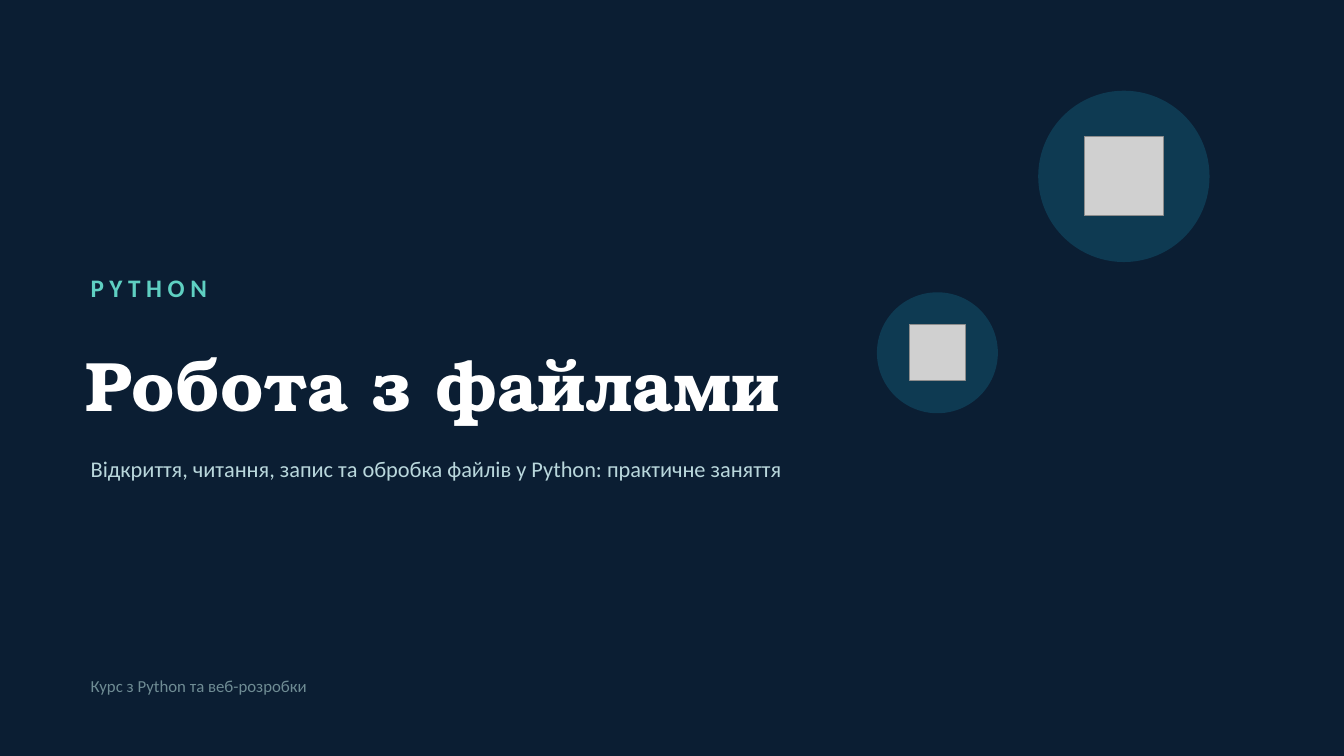
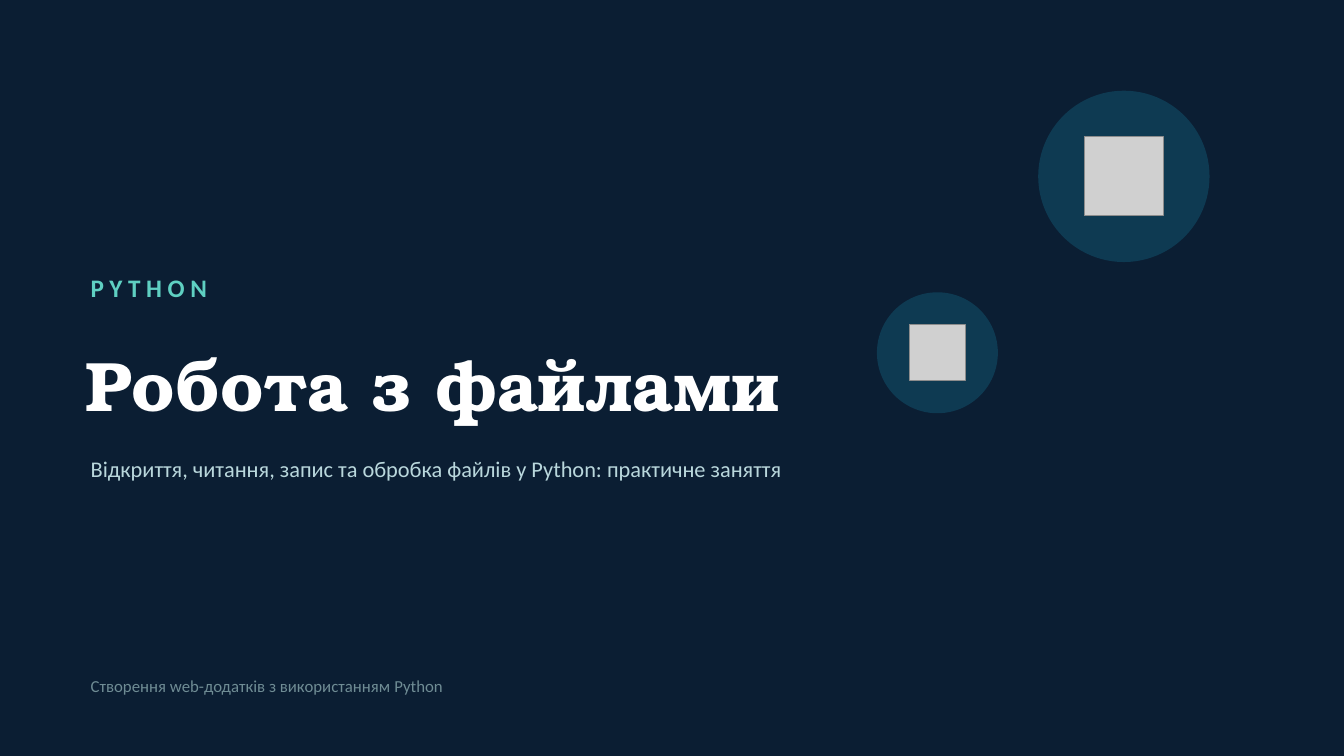
Before and after one commit to dmitriy-shtefan/python-course, a slide deck: slide 1 of заняття_12/Python_files.pptx. Drawn at 1344x756 pixels with LibreOffice and Linux fonts; fonts in the diff are those of the drawing; grey boxes stand for pictures. Boxes give left, top, right and bottom in pixels: in the first picture for what was removed or moved away, otherwise in the second. Text is boxed around its words. In the diff, an @@ line names an element or a change of style, - is before the commit and + after.

```diff
--- a/заняття_12/Python_files.pptx
+++ b/заняття_12/Python_files.pptx
@@ text at [91,680,442,695]: text changed @@
-Курс з Python та веб-розробки
+Створення web-додатків з використанням Python
```
Also in this commit, not shown: 3 other slides changed, 3 other files.
